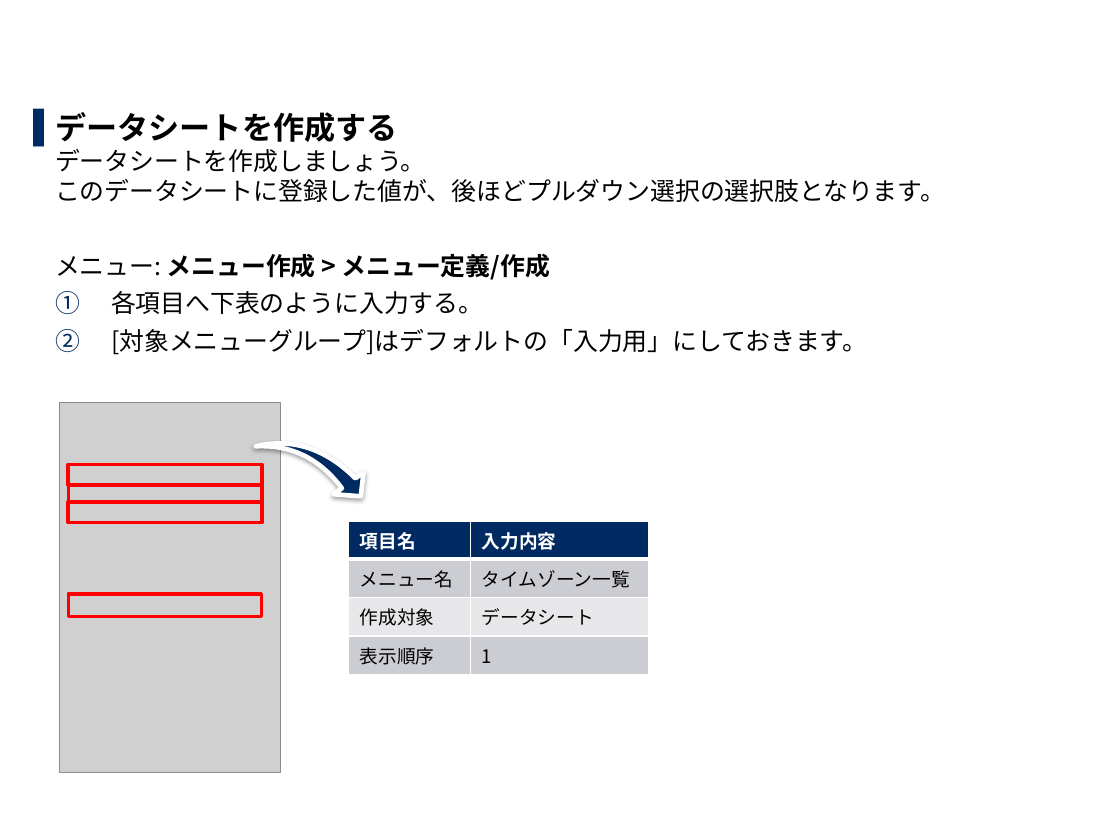
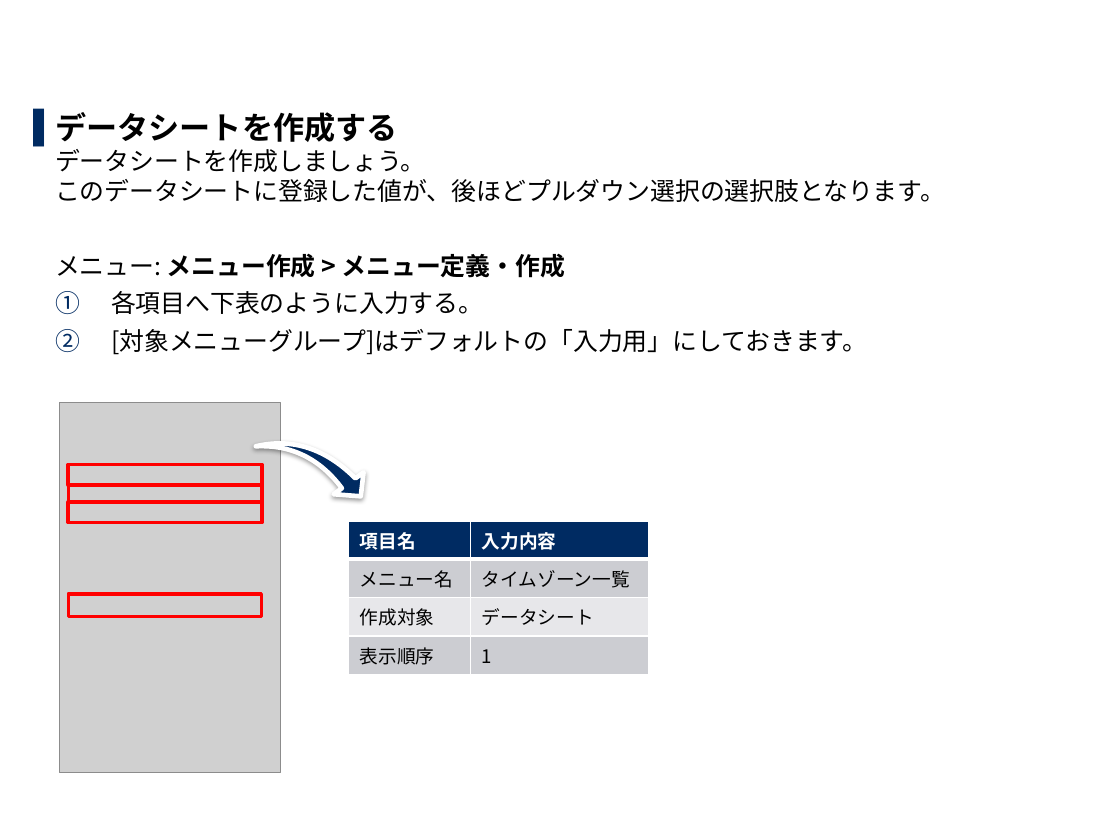
Before and after one commit to exastro-suite/it-automation-docs, a slide deck: slide 20 of asset/Learn_ja/ITA-hg-ps_practice_ja.pptx. Drawn at 1120x840 pixels with LibreOffice and Linux fonts; fonts in the diff are those of the drawing; grey boxes stand for pictures; background and template pictures are left out. Boxes give left, top, right and bottom in pixels: in the first picture for what was removed or moved away, otherwise in the second. Text is boxed around its words. In the diff, an @@ line names an element or a change of style, - is before the commit and + after.

```diff
--- a/asset/Learn_ja/ITA-hg-ps_practice_ja.pptx
+++ b/asset/Learn_ja/ITA-hg-ps_practice_ja.pptx
@@ text at bbox=[55, 253, 565, 278]: text changed @@
-  メニュー: メニュー作成 > メニュー定義/作成
+  メニュー: メニュー作成 > メニュー定義・作成
```
Also in this commit, not shown: 13 other slides changed, 1 other file.
